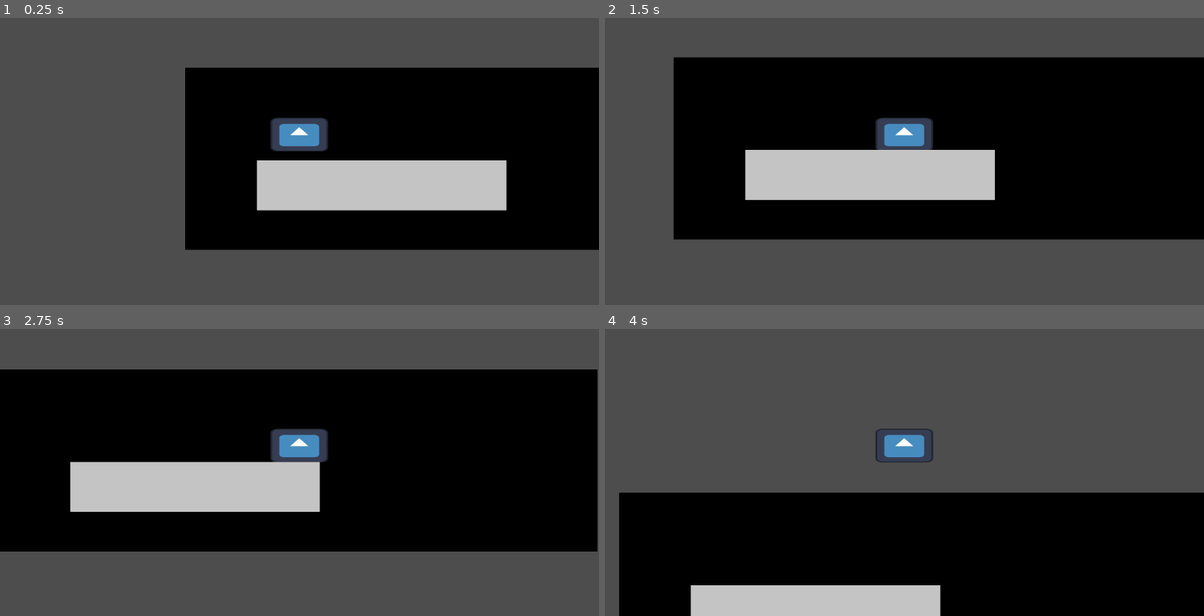
Above: before the commit, frames 1-4 (two rows, left to right).
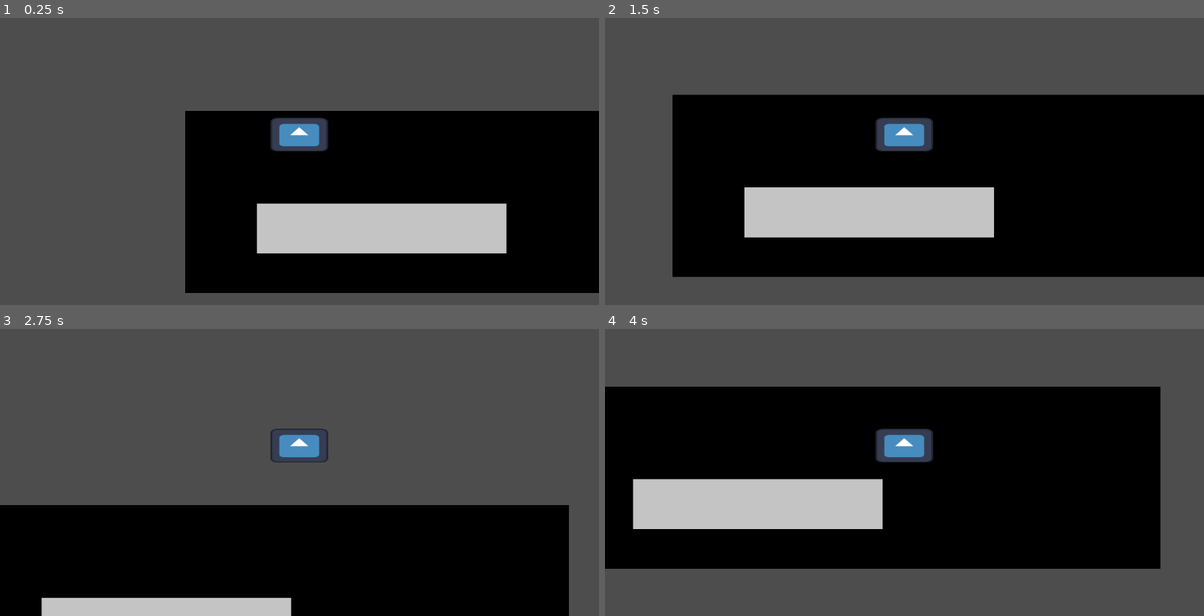
Above: after the commit, the same moments.

Repository: Globs-United/Project
Game: Godot game, scene res://lvl1.tscn
Same seed, same stepped clock (60 frames per second), same inputs: the game is played once before the commit and once after it. This scene is started directly instead of the project's main scene. The engine's default icon, where the game draws it, is replaced by a stand-in: a white triangle on a blue panel in a dark square.
Inputs:
- Up to frame 1 (0.25 s): no input
- Up to frame 2 (1.5 s): hold Right (moveRight) 0.53-1.28 s; hold Down (moveDown) from 1.28 s (still down)
- Up to frame 3 (2.75 s): release Down (moveDown) at 2.03 s; hold Right (moveRight) from 2.03 s (still down)
- Up to frame 4 (4 s): release Right (moveRight) at 2.78 s; hold Up (moveUp) 2.78-3.53 s; hold Left (moveLeft) from 3.53 s (still down)

The runs differ from the first frame. In frame 1, 33% of the frame differs, in the area x 30-100%, y 17-96%; in frame 2, 35%; in frame 3, 69%, in the area x 0-100%, y 14-100%; in frame 4, 57%.

Commit message:
Implement gravity

Diff:
--- a/scripts/player.gd
+++ b/scripts/player.gd
@@ -2,38 +2,54 @@
 
 @export var accelerationSpeed = 16;
 @export var maxSpeed = 400;
+@export var jumpTimeLimit = 150;
+@export var accelerationFromGravity = 10;
+@export var jumpStrength = 230;
 
 var screen_size;
 var downNow = 1;
 
+var timeToJump = 0;
+
 func _ready():
-	screen_size = get_viewport_rect().size
+	screen_size = get_viewport_rect().size;
 	velocity = Vector2.ZERO;
 
 	accelerationSpeed *= screen_size.y / 700;
 	maxSpeed *= screen_size.y / 700;
 
 func _process(delta):
-	velocity *= 0.9;
+	velocity.x *= 0.9;
 	if Input.is_action_pressed("moveRight"):
-		velocity.x += accelerationSpeed
+		velocity.x += accelerationSpeed;
 	if Input.is_action_pressed("moveLeft"):
-		velocity.x -= accelerationSpeed
-	if Input.is_action_pressed("moveDown"):
-		velocity.y += accelerationSpeed
-	if Input.is_action_pressed("moveUp"):
-		velocity.y -= accelerationSpeed
+		velocity.x -= accelerationSpeed;
+	if Input.is_action_pressed("moveUp") && timeToJump > 0:
+		velocity.y = -jumpStrength * downNow;
+		timeToJump = 0
+
+	# Go to other world
+	if((position.y - 0.5 * screen_size.y) * downNow > 0):
+		downNow *= -1;
+		if(abs(velocity.y) < jumpStrength):
+			velocity.y = -jumpStrength * downNow;
+
+	velocity.y += accelerationFromGravity * downNow;
 
 	if velocity.length() > maxSpeed:
-		velocity = velocity.normalized() * maxSpeed
+		velocity = velocity.normalized() * maxSpeed;
 
-	position += velocity * delta
-	position = position.clamp(Vector2.ZERO, screen_size)
+	position += velocity * delta;
+	position = position.clamp(Vector2.ZERO, screen_size);
 
+	timeToJump -= 1000 * delta;
 
 func _physics_process(delta):
-	var collision_info = move_and_collide(velocity * delta)
+	var collision_info = move_and_collide(velocity * delta);
 	if collision_info:
-		var velocityTemp = velocity.bounce(collision_info.get_normal())
+		var velocityTemp = velocity.bounce(collision_info.get_normal());
 		if(!(velocity.y * downNow > 0 && velocityTemp.y * downNow < 0)):
 			velocity = velocityTemp;
+		else:
+			timeToJump = jumpTimeLimit;
+			velocity.y = 0;
